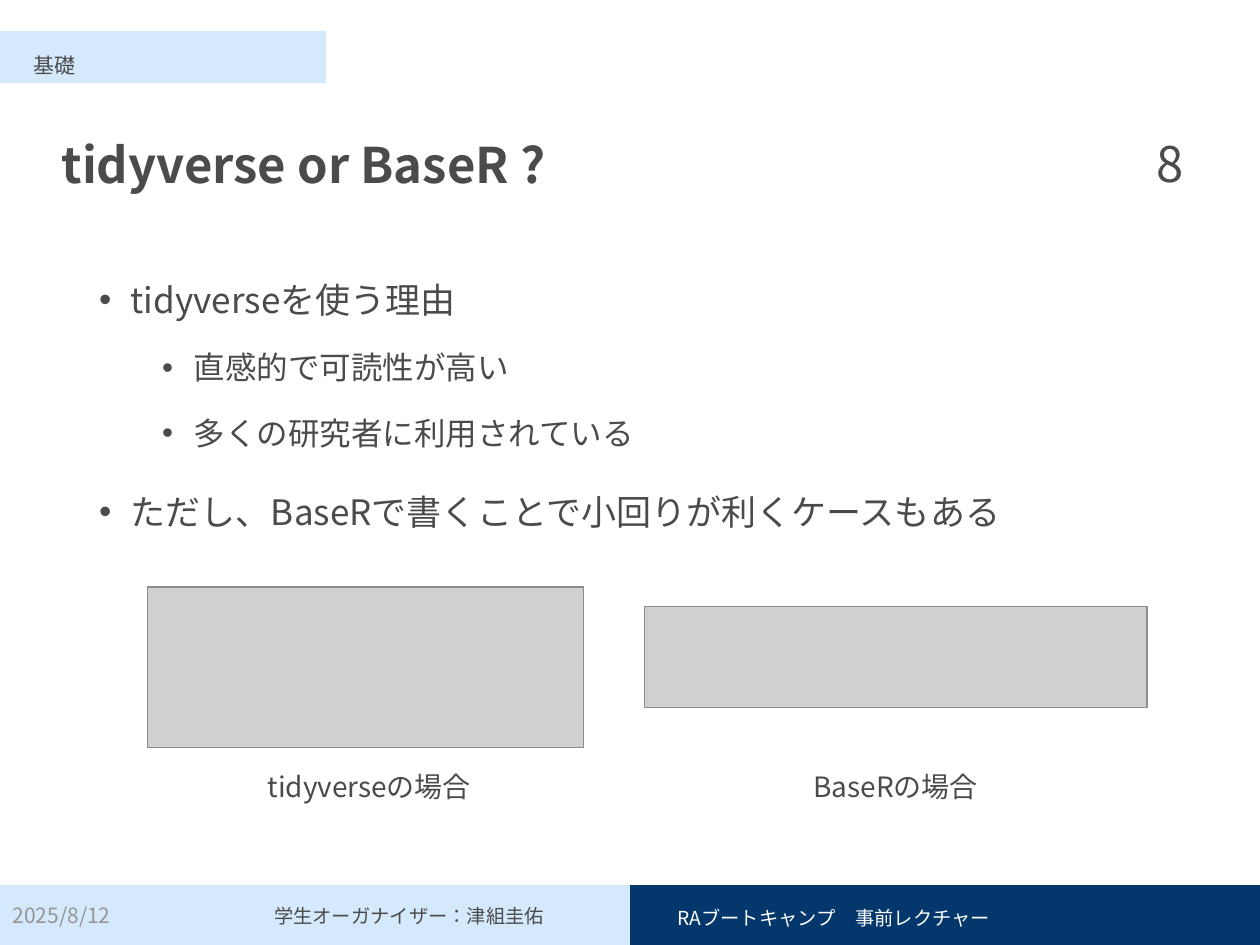
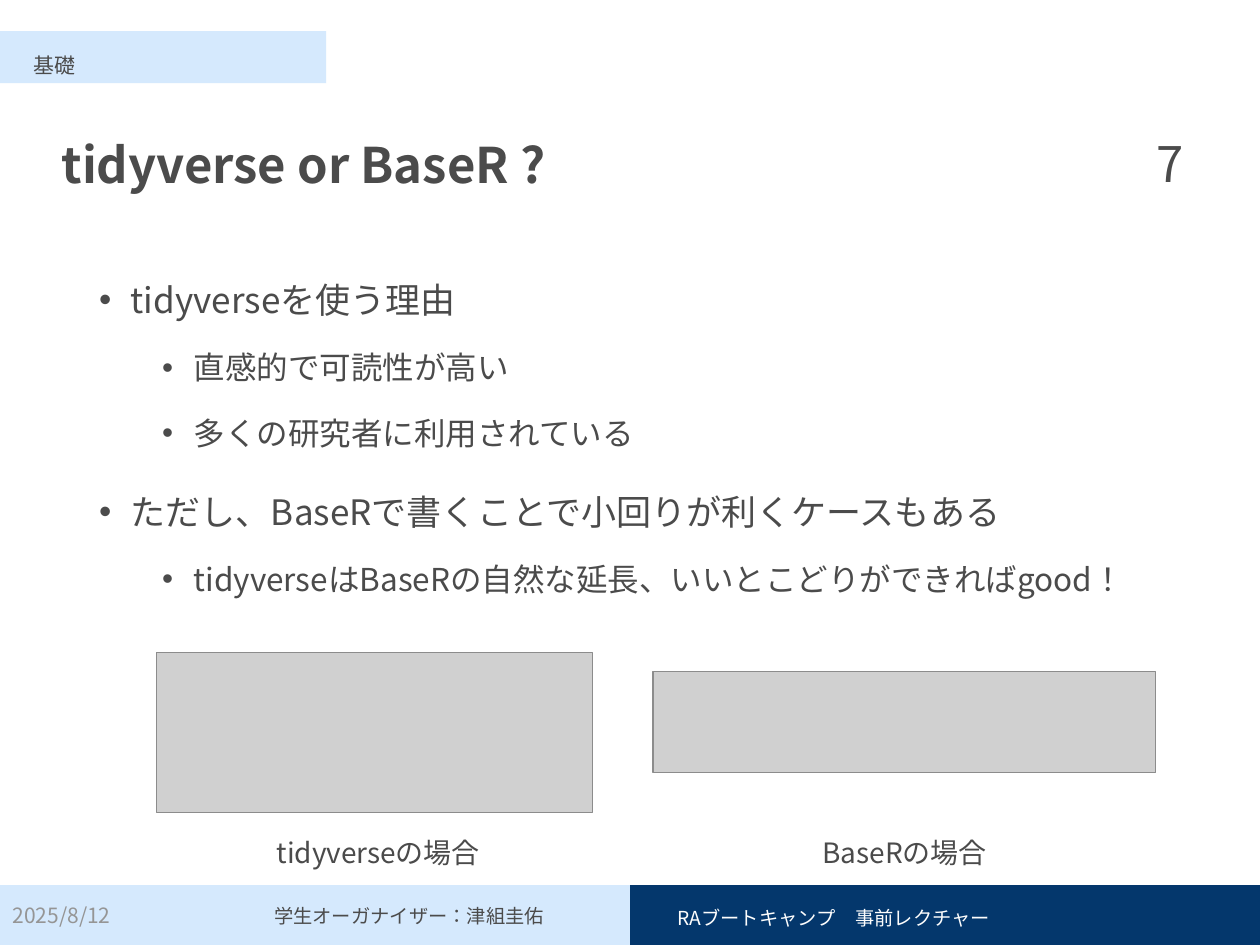
Before and after one commit to Keisuke-Tsugumi/pre-lecture, a slide deck: slide 7 of 事前レクチャー_スライド.pptx (slide 8 before the commit). Drawn at 1260x945 pixels with LibreOffice and Linux fonts; fonts in the diff are those of the drawing; grey boxes stand for pictures. Boxes give left, top, right and bottom in pixels: in the first picture for what was removed or moved away, otherwise in the second. Text is boxed around its words. In the diff, an @@ line names an element or a change of style, - is before the commit and + after.

```diff
--- a/事前レクチャー_スライド.pptx
+++ b/事前レクチャー_スライド.pptx
@@ page number at bbox=[1156, 146, 1183, 182]: text changed @@
-8
+7
@@ text at bbox=[194, 564, 1124, 599]: paragraph added @@
+  • tidyverseはBaseRの自然な延長、いいとこどりができればgood！
@@ 2 pictures, 2 texts: place and size @@
-2 pictures, 2 texts at bbox=[147, 587, 1147, 804]
+2 pictures, 2 texts at bbox=[156, 653, 1155, 870]
```
Also in this commit, not shown: 14 other slides changed, 1 slide removed, 3 other files.
